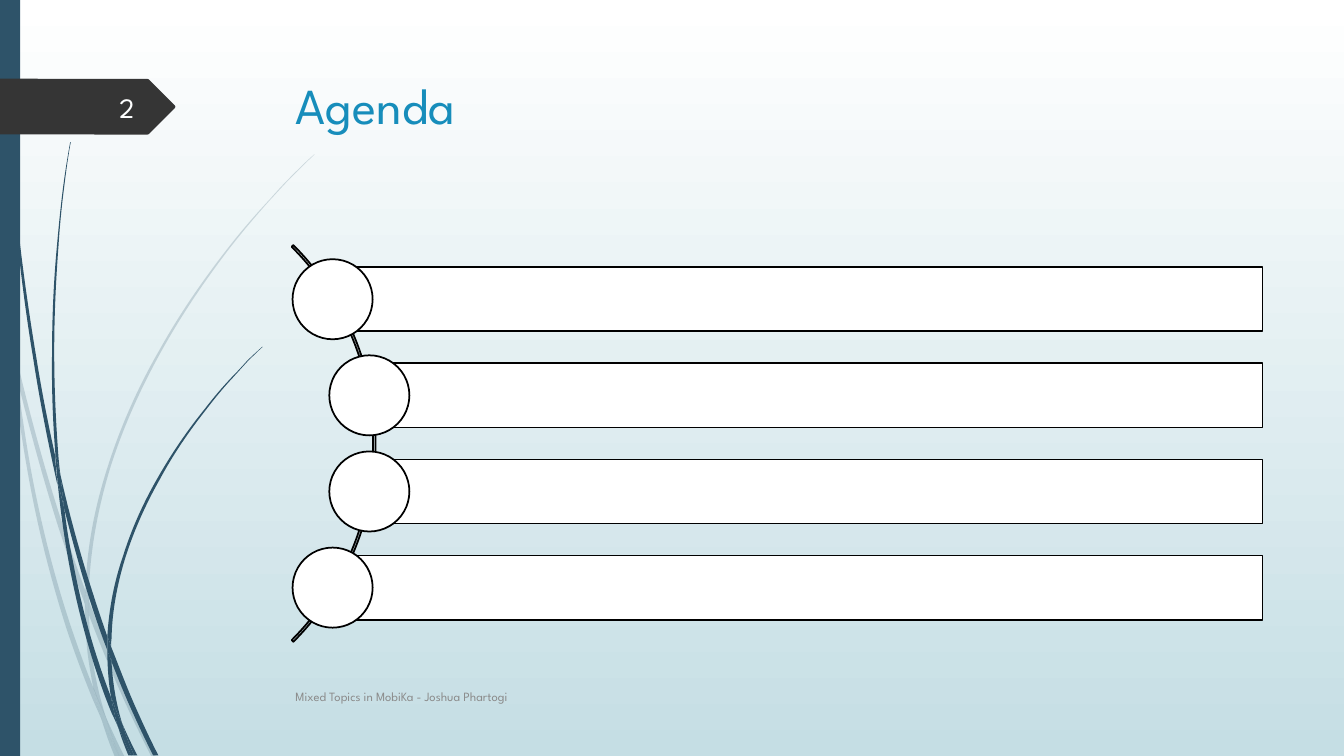
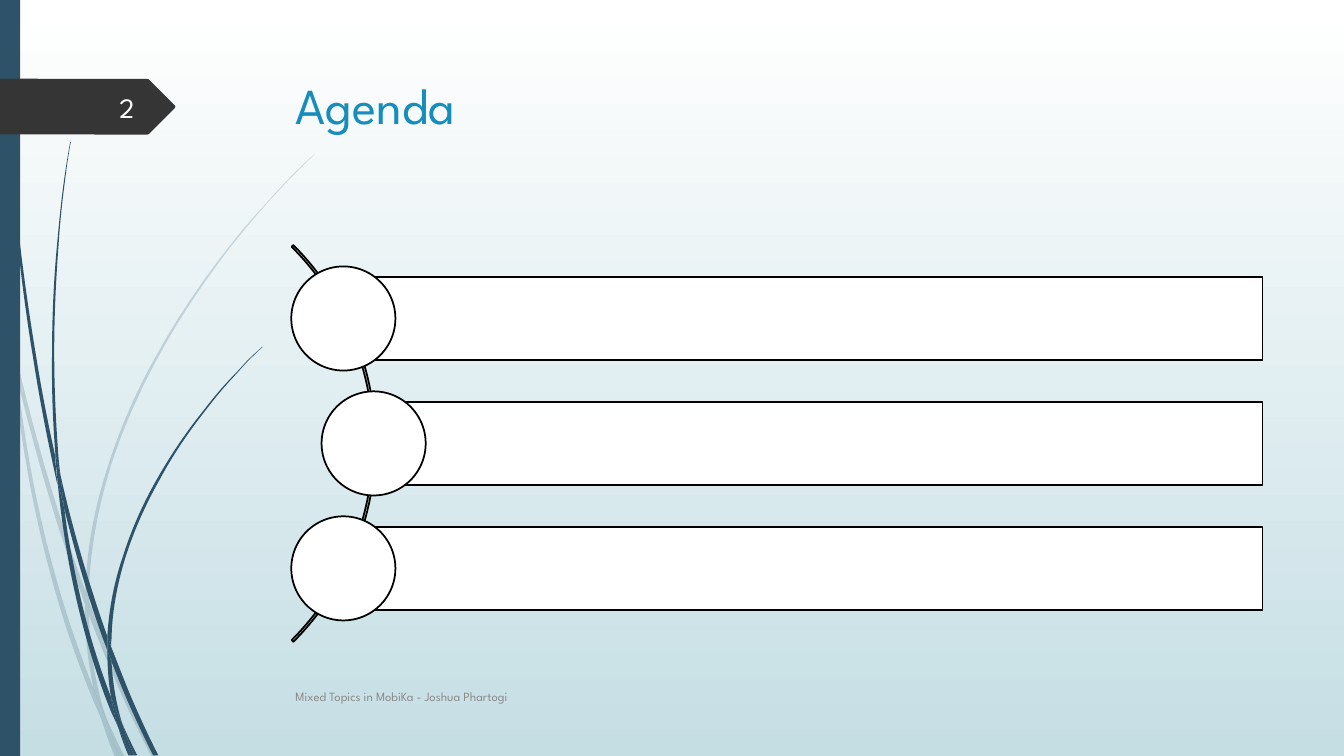
Before and after one commit to Jphartogi/Ipa_final_presentation, a slide deck: slide 2 of Internship Presentation.pptx. Drawn at 1344x756 pixels with LibreOffice and Linux fonts; fonts in the diff are those of the drawing. Boxes give left, top, right and bottom in pixels: in the first picture for what was removed or moved away, otherwise in the second. Text is boxed around its words. In the diff, an @@ line names an element or a change of style, - is before the commit and + after.

```diff
--- a/Internship Presentation.pptx
+++ b/Internship Presentation.pptx
@@ ellipse: place and size @@
-ellipse at bbox=[292, 259, 372, 339]
+ellipse at bbox=[291, 266, 395, 370]
@@ rectangle: place and size @@
-rectangle at bbox=[333, 267, 1263, 332]
+rectangle at bbox=[344, 277, 1263, 361]
@@ rectangle removed at bbox=[369, 363, 1262, 427] @@
@@ ellipse: place and size @@
-ellipse at bbox=[330, 356, 409, 436]
+ellipse at bbox=[322, 391, 425, 495]
@@ rectangle: place and size @@
-rectangle at bbox=[369, 460, 1262, 524]
+rectangle at bbox=[374, 402, 1263, 486]
@@ ellipse removed at bbox=[330, 452, 409, 531] @@
@@ ellipse: place and size @@
-ellipse at bbox=[292, 547, 372, 627]
+ellipse at bbox=[291, 516, 395, 620]
@@ rectangle: place and size @@
-rectangle at bbox=[333, 556, 1263, 620]
+rectangle at bbox=[344, 527, 1263, 611]
```
Also in this commit, not shown: 6 other slides changed, 2 slides added.
